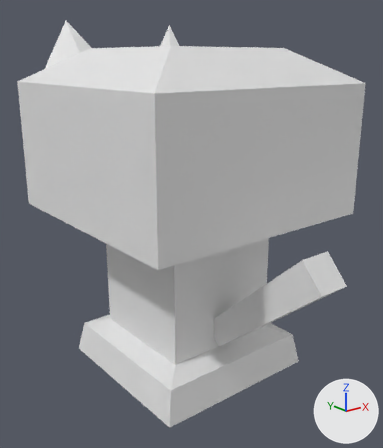
Renders of the Blender file Modelos_Blender/Ficheros_Blend/Dispensador/Dispensador.blend from each side of a commit.
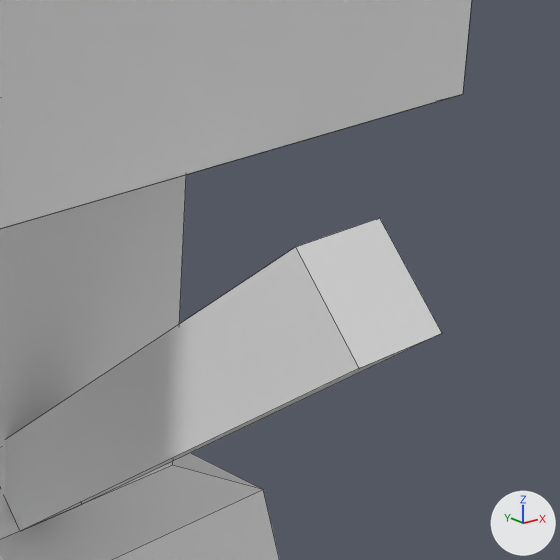
Old and new are each drawn whole from a camera (50 mm lens) standing at (-0.914, -1.169, 0.897) and looking at (-0.042, -0.079, 0.461) and again close up on the part from 55% to 100% of the width and 41% to 79% of the height. The axes (+X, +Y, +Z) are drawn at lower right. The lights are the same throughout. The older version's two pictures come first. The close-ups show mesh edges as thin lines. Materials are left out; every surface is plain grey.

Names of what the first close-up shows: 'Dispensador'.
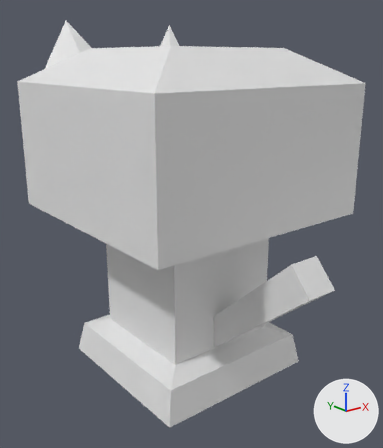
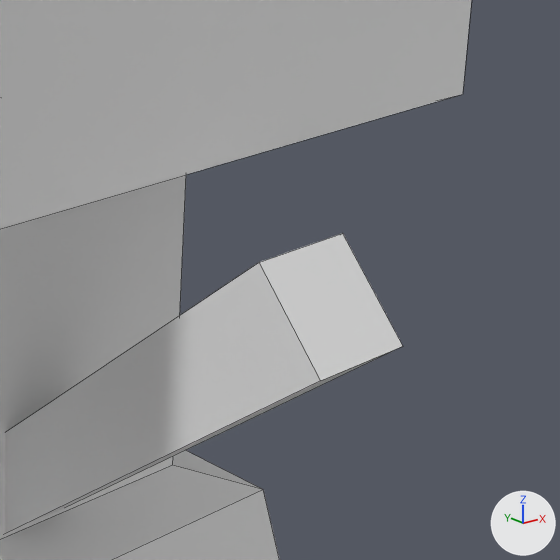
Diff of the bpy script that builds the scene:
```diff
--- a/Modelos_Blender/Ficheros_Blend/Dispensador/Dispensador.blend.py
+++ b/Modelos_Blender/Ficheros_Blend/Dispensador/Dispensador.blend.py
@@ me_cube_001 @@
 # used by ob_dispensador; location = (0.0, 0.0, 0.0)
-me_cube_001.from_pydata(...)  # 54 vertices, 44 faces; spans x -0.334..0.334, y -0.529..0.334, z 0.0..0.999
+me_cube_001.from_pydata(...)  # 46 vertices, 36 faces; spans x -0.334..0.334, y -0.499..0.334, z 0.0..0.999
+# me_cube_001 part 1: the loose piece of 8 vertices spanning x -0.045..0.045, y -0.529..-0.143, z 0.128..0.474 is moved by (0.0, 0.03, -0.02)
+# me_cube_001 part 2
+# 8 vertices are removed from x -0.334..0.334, y -0.334..0.334, z 0.481..0.834
+# 18 faces are deleted
+# 10 new faces join them
```

Where the change shows, as pixel boxes (x1, y1, x2, y2) in the close-ups (560 x 560 px; the box of a moved part takes in the faces that stretch with it):
part 1 of me_cube_001, moved or reshaped: before (6, 218, 442, 531); after (5, 233, 403, 533)
part 2 of me_cube_001, reshaped: (0, 0, 472, 229) in both
